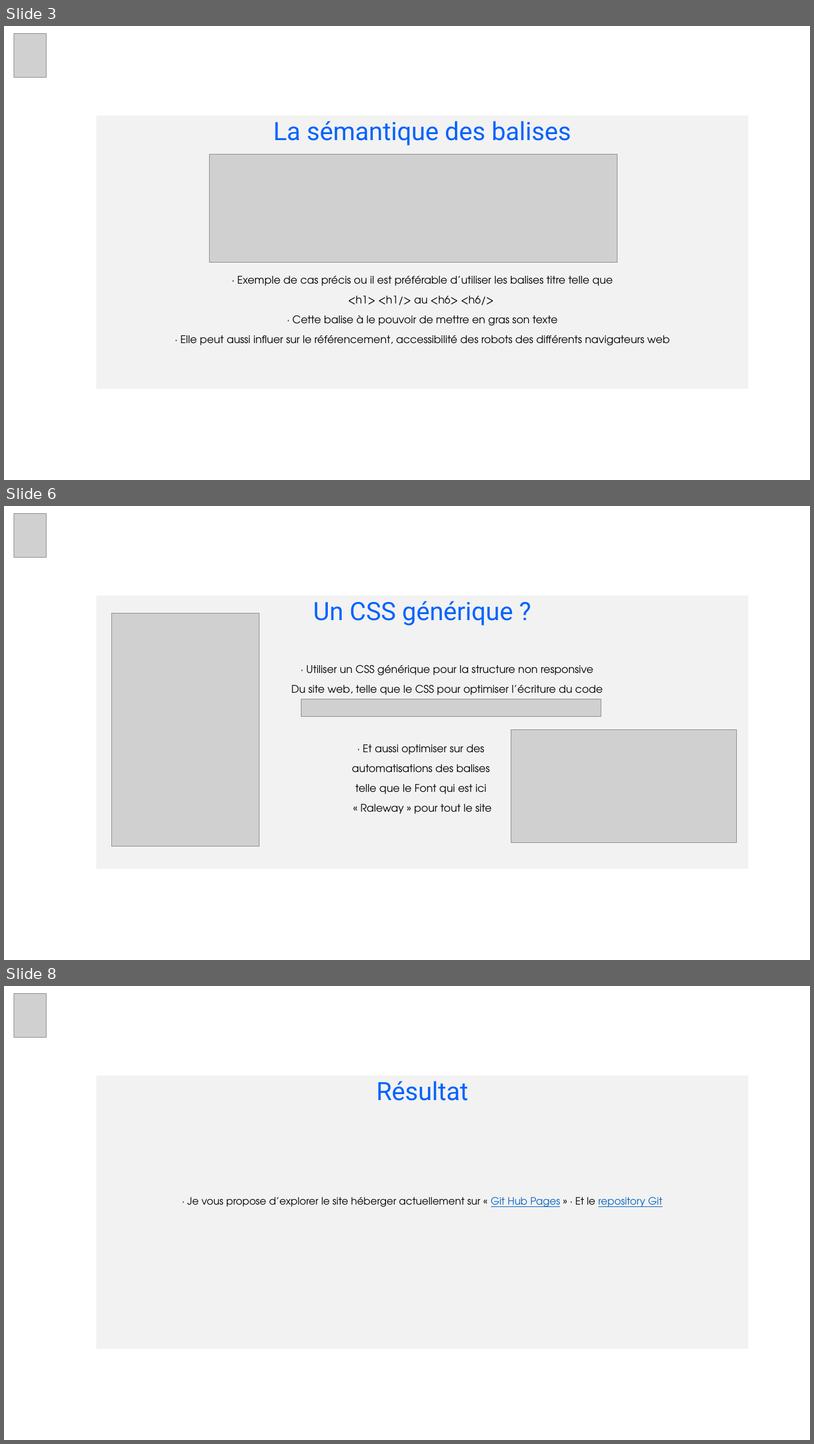
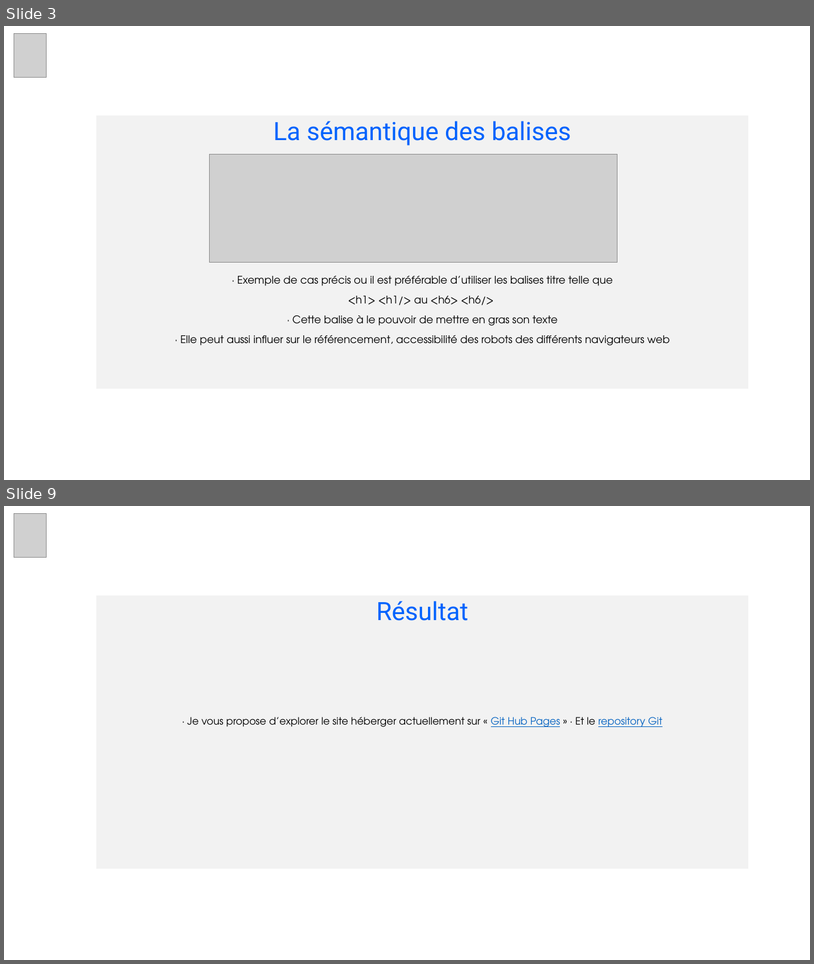
Before and after one commit to Lyss74/DercourtSulyvan_2_22102020, a slide deck: Presentation_Reservia_2_22102020.pptx. Shown one above the other, each under a label of ours: slides 3, 6 and 8 before the commit, slides 3 and 9 after it; the slides between them are not shown. The pictures are 814x1444 and 814x964 pixels, drawn with LibreOffice and Linux fonts; fonts in the diff are those of the drawing; grey boxes stand for pictures. Boxes give left, top, right and bottom in pixels: in the first picture for what was removed or moved away, otherwise in the second. Text is boxed around its words. In the diff, an @@ line names an element or a change of style, - is before the commit and + after.

```diff
--- a/Presentation_Reservia_2_22102020.pptx
+++ b/Presentation_Reservia_2_22102020.pptx
@@ slide 6 removed at (4, 506, 810, 960), background #FFFFFF @@
@@ picture removed at (14, 513, 47, 558) @@
@@ subtitle removed at (96, 595, 749, 868) @@
-Un CSS générique ?
-· Utiliser un CSS générique pour la structure non responsive
-Du site web, telle que le CSS pour optimiser l’écriture du code
-· Et aussi optimiser sur des
-automatisations des balises
-telle que le Font qui est ici
-« Raleway » pour tout le site
@@ picture removed at (111, 613, 260, 846) @@
@@ picture removed at (302, 699, 602, 717) @@
@@ picture removed at (511, 730, 737, 843) @@
@@ what was slide 8 is now slide 9 @@
```
Also in this commit, not shown: 2 slides changed, 4 slides added, 2 other slides removed.
